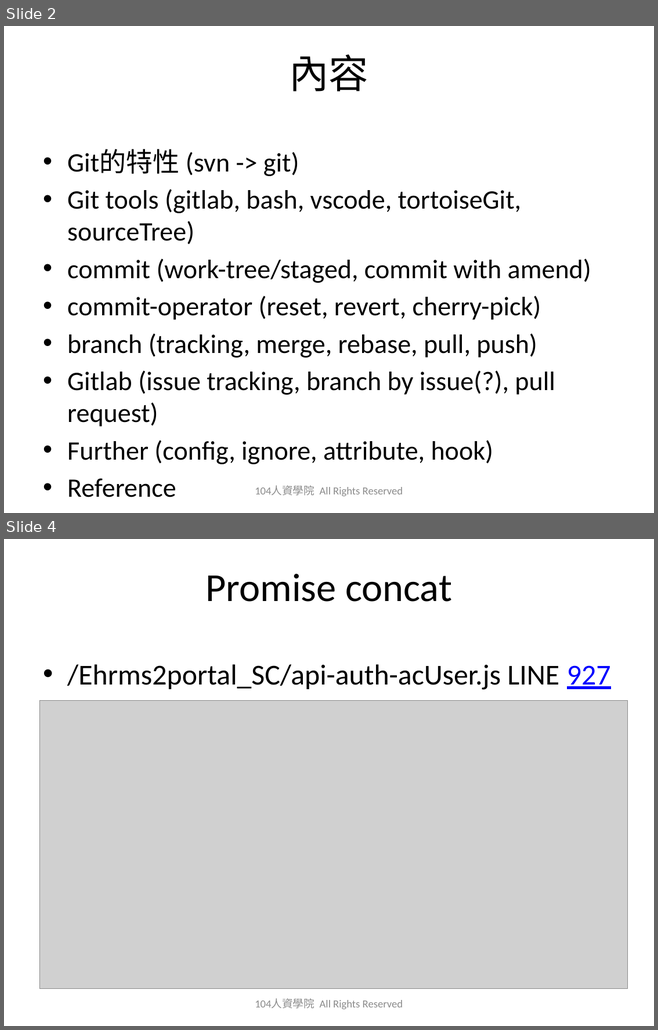
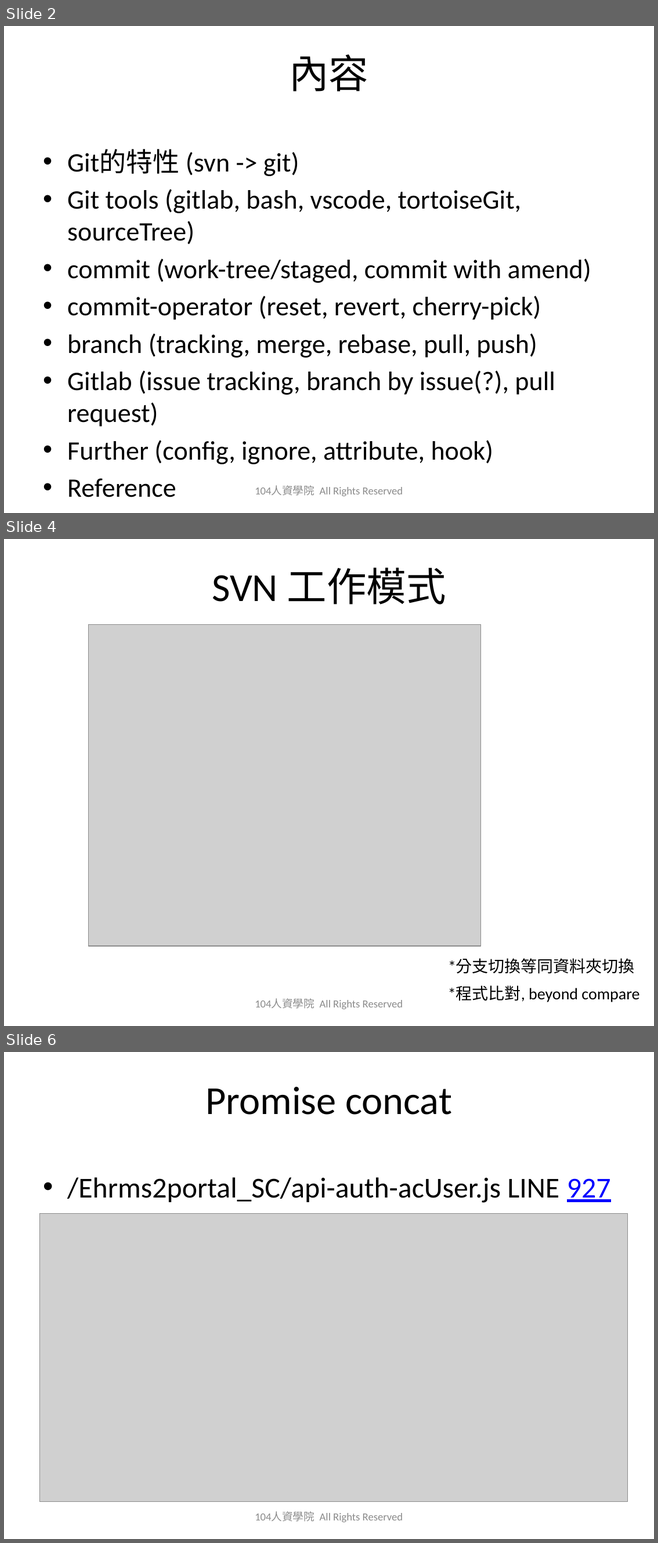
Before and after one commit to austinwang104/playGit, a slide deck: 2019_0627_Git_Share_HA.pptx. Shown one above the other, each under a label of ours: slides 2 and 4 before the commit, slides 2, 4 and 6 after it; the slides between them are not shown. The pictures are 658x1030 and 658x1543 pixels, drawn with LibreOffice and Linux fonts; fonts in the diff are those of the drawing; grey boxes stand for pictures; background and template pictures are left out. Boxes give left, top, right and bottom in pixels: in the first picture for what was removed or moved away, otherwise in the second. Text is boxed around its words. In the diff, an @@ line names an element or a change of style, - is before the commit and + after.

```diff
--- a/2019_0627_Git_Share_HA.pptx
+++ b/2019_0627_Git_Share_HA.pptx
@@ slide 4 added at <box>4,539,654,1026</box>, background picture (left out) @@
@@ title added at <box>212,567,446,605</box>, 44 pt, text #000000 @@
+SVN 工作模式
@@ picture added at <box>89,625,481,946</box> @@
@@ text added at <box>448,959,634,974</box>, 18 pt, text #000000 @@
+*分支切換等同資料夾切換
@@ text added at <box>448,986,639,1002</box>, 18 pt, text #000000 @@
+*程式比對, beyond compare
@@ text added at <box>255,999,403,1009</box>, 12 pt, text #8C8C8C @@
+104人資學院 All Rights Reserved
@@ what was slide 4 is now slide 6 @@
```
Also in this commit, not shown: 1 slide changed, 1 other slide added, 1 other file.
